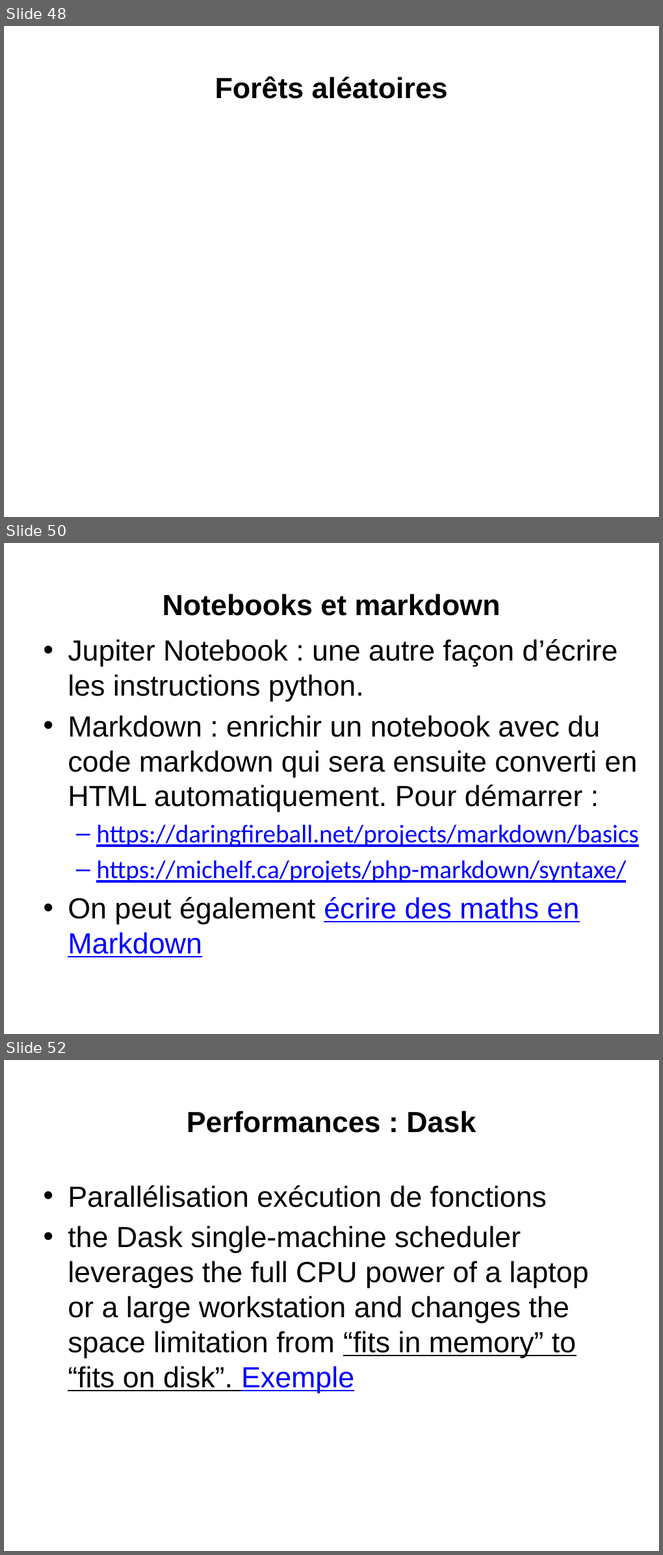
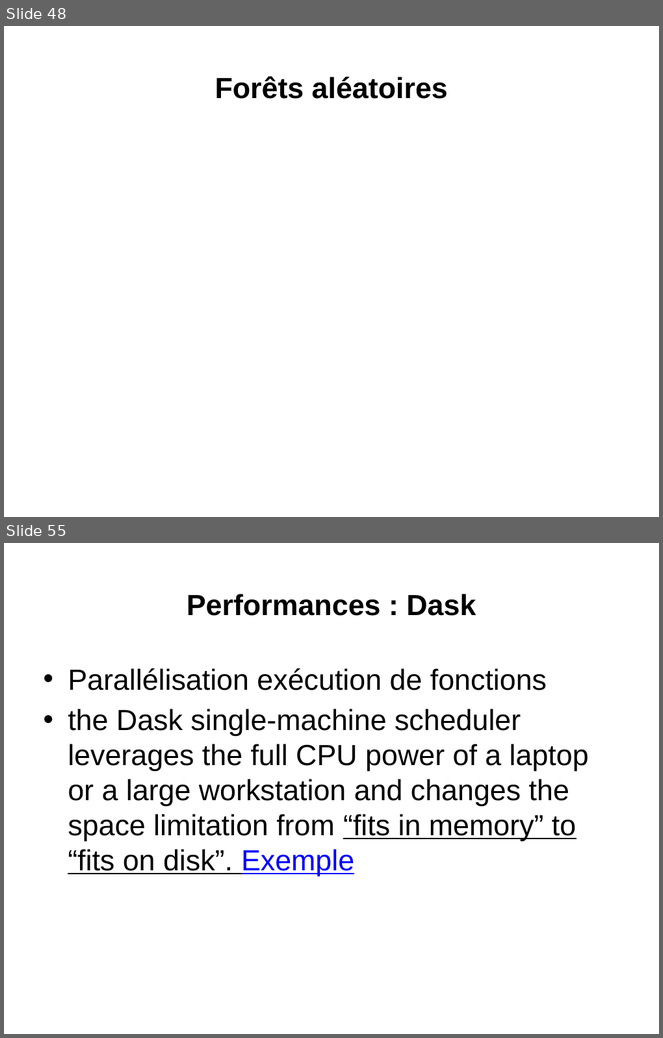
Before and after one commit to loicmidy/formation-python, a slide deck: formation python.pptx. Shown one above the other, each under a label of ours: slides 48, 50 and 52 before the commit, slides 48 and 55 after it; the slides between them are not shown. The pictures are 663x1555 and 663x1038 pixels, drawn with LibreOffice and Linux fonts; fonts in the diff are those of the drawing; grey boxes stand for pictures. Boxes give left, top, right and bottom in pixels: in the first picture for what was removed or moved away, otherwise in the second. Text is boxed around its words. In the diff, an @@ line names an element or a change of style, - is before the commit and + after.

```diff
--- a/formation python.pptx
+++ b/formation python.pptx
@@ slide 50 removed at [4,543,659,1034], background #FFFFFF @@
@@ title removed at [163,594,501,616] @@
-Notebooks et markdown
@@ text removed at [68,639,639,958] @@
-• Jupiter Notebook : une autre façon d’écrire les instructions python.
-• Markdown : enrichir un notebook avec du code markdown qui sera ensuite converti en HTML automatiquement. Pour démarrer :
-  – https://daringfireball.net/projects/markdown/basics
-  – https://michelf.ca/projets/php-markdown/syntaxe/
-• On peut également écrire des maths en Markdown
@@ what was slide 52 is now slide 55 @@
```
Also in this commit, not shown: 10 slides changed, 7 slides added, 3 other slides removed, 4 other files.
